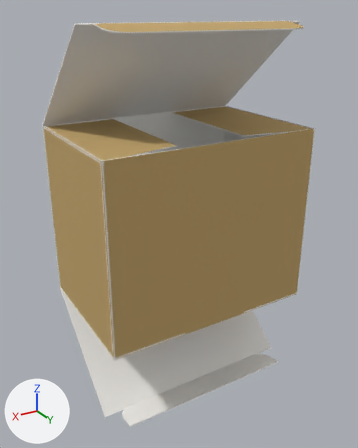
The glTF model public/models/generated/box-acb6c9181a81c17e-fefco0210-fold20.glb as it was, and as the next commit left it.
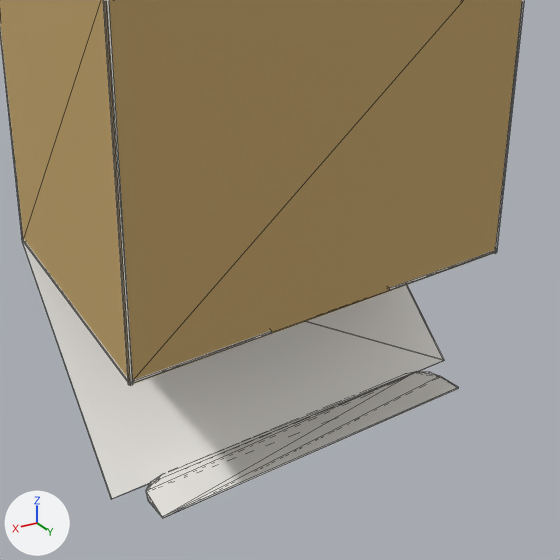
Old and new are each drawn whole from a 50 mm camera at (0.334, 0.561, 0.391) aimed at (0.001, 0.005, 0.113) and again close up on the part from 14% to 92% of the width and 37% to 100% of the height. Arrows for +X, +Y and +Z are at lower left; the lights stay in place. The older version's two pictures come first. The close-ups show mesh edges as thin lines. Where no turn or scale is listed for an object, it has been applied to the vertices. Vertices at exactly the same position are counted once.

The scene before the commit, as lines of its bpy script (objects in view):
```python
ob_packive_box_fefco0210 = bpy.data.objects.new('Packive_Box_fefco0210', me_plane)
ob_packive_box_fefco0210.location = (0.0, -0.0993, 0.125)
```
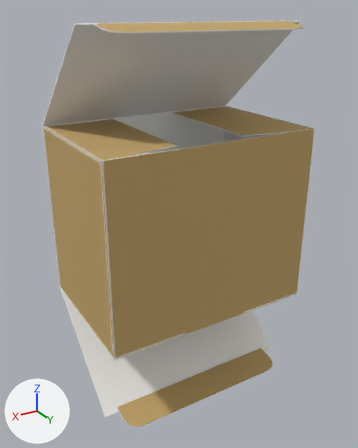
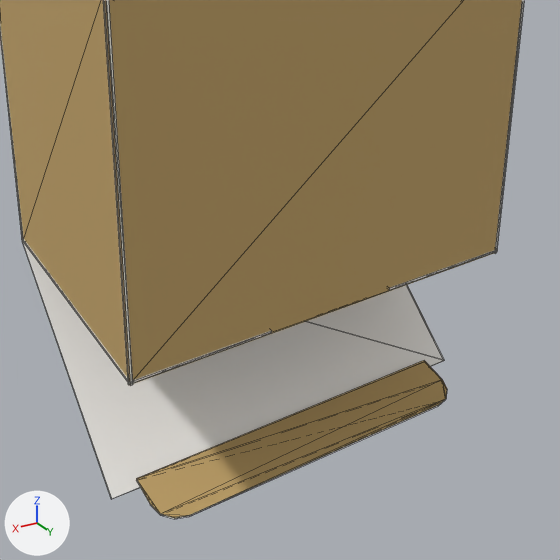
Commit message: fix(3d-mockup): FEFCO 0210 하단 lock tab 방향 — 상단과 동일하게 (lid body 안쪽으로)

Edits to the scene script, one JSON object a line:
```json
{"block": "me_plane", "where": "# used by ob_packive_box_fefco0210; location = (0.0, -0.0993, 0.125)"}
{"op": "remove", "block": "me_plane", "code": "me_plane.from_pydata(...)  # 120 vertices, 192 faces; spans x -0.15..0.15, y -0.001..0.199, z -0.254..0.254"}
{"op": "add", "block": "me_plane", "code": "me_plane.from_pydata(...)  # 120 vertices, 192 faces; spans x -0.15..0.15, y -0.001..0.199, z -0.256..0.254"}
{"block": "me_plane", "change": "me_plane part 1: the loose piece of 20 vertices spanning x -0.13..0.13, y 0.15..0.193, z -0.254..-0.245 is turned 160 degrees about the x axis through its middle, then moved by (0.0, 0.0, -0.001)"}
```

Location of each change, (x1, y1, x2, y2) in pixels of the close-ups (560 x 560 px; the box of a moved part takes in the faces that stretch with it):
```json
{"object": "Packive_Box_fefco0210", "change": "reshaped", "before": [0, 0, 524, 518], "after": [0, 0, 524, 519]}
{"part": 1, "of": "me_plane", "change": "moved or reshaped", "before": [146, 371, 459, 518], "after": [136, 360, 447, 519]}
```
